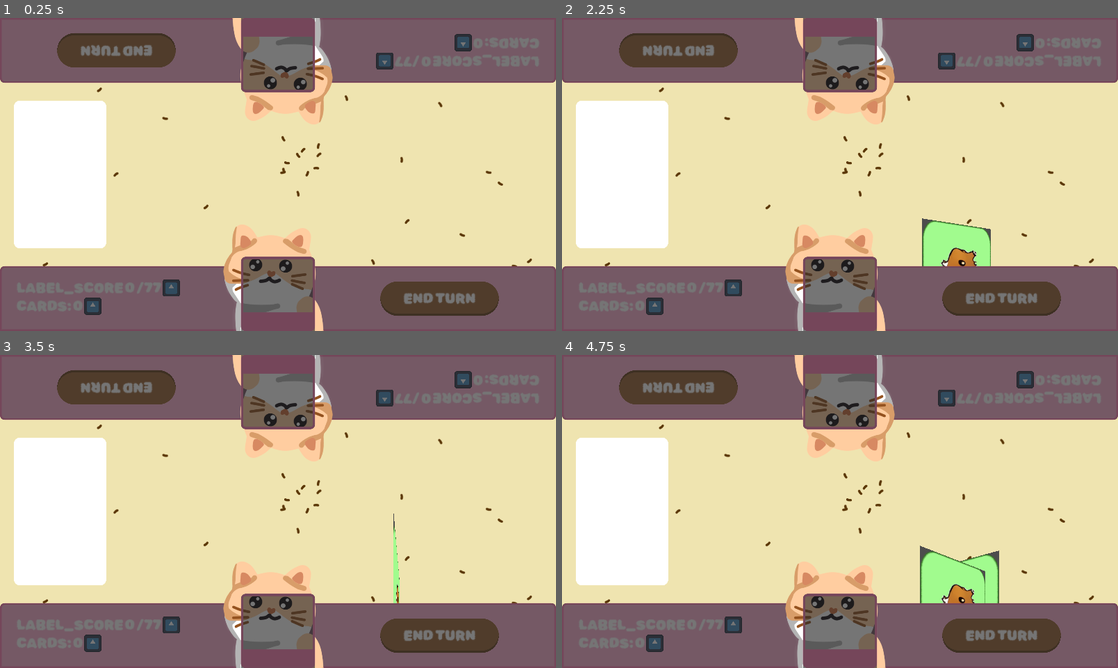
Above: before the commit, frames 1-4 (two rows, left to right).
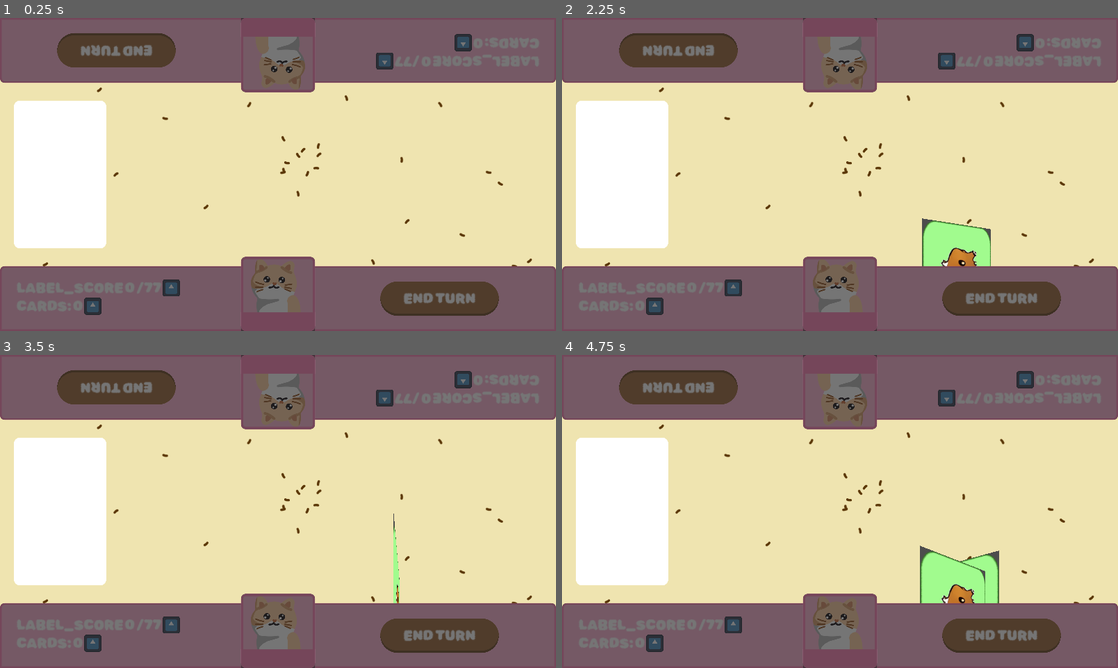
Above: after the commit, the same moments.

Repository: ElQDuck/guinea-piggies
Game: Godot game, scene res://scenes/game.tscn
The game is run twice, just before and just after one commit, with the same random seed, the same clock (stepped at 60 frames per second) and the same inputs. This scene is started directly instead of the project's main scene. The engine's default icon, where the game draws it, is replaced by a stand-in: a white triangle on a blue panel in a dark square.
Inputs (mouse positions are in pixels of both pictures, inside the frame that each line leads up to):
- Up to frame 1 (0.25 s): no input
- Up to frame 2 (2.25 s): click "END TURN" at 0.5 s; click (840, 55) at 1.27 s; click (623, 174) at 2 s
- Up to frame 3 (3.5 s): click "END TURN" at 2.75 s
- Up to frame 4 (4.75 s): click (840, 392) at 3.52 s; click (623, 511) at 4.25 s

The runs differ from the first frame. In frame 1, 3.8% of the frame differs, in the area x 40-60%, y 0-100%; in frame 2, 3.8%; in frame 3, 3.8%; in frame 4, 3.8%.
Error in both runs: Invalid access to property or key 'primary' on a base object of type 'Dictionary'. (res://scripts/player.gd:54)

Commit message:
feat: sage

Diff:
--- a/scenes/player.tscn
+++ b/scenes/player.tscn
@@ -1,7 +1,8 @@
-[gd_scene load_steps=9 format=3 uid="uid://bkpglbq6yv1v0"]
+[gd_scene load_steps=10 format=3 uid="uid://bkpglbq6yv1v0"]
 
 [ext_resource type="Script" path="res://scripts/player.gd" id="1_dom8a"]
 [ext_resource type="Texture2D" uid="uid://b5fwknhuot5gb" path="res://assets/icon.svg" id="1_pdcv7"]
+[ext_resource type="Texture2D" uid="uid://br5sng1ho8px8" path="res://assets/avatar_images/profile1.png" id="3_nosaa"]
 
 [sub_resource type="StyleBoxFlat" id="StyleBoxFlat_oa5oh"]
 bg_color = Color(1, 0.701961, 0.831373, 1)
@@ -22,7 +23,7 @@
 corner_radius_top_right = 16
 
 [sub_resource type="StyleBoxFlat" id="StyleBoxFlat_1vq45"]
-bg_color = Color(1, 0.701961, 0.831373, 0)
+bg_color = Color(1, 0.713967, 0.82335, 1)
 border_width_left = 8
 border_width_top = 8
 border_width_right = 8
@@ -175,6 +176,15 @@
 grow_horizontal = 2
 grow_vertical = 0
 
+[node name="Panel" type="Panel" parent="Panel/TextureButton"]
+layout_mode = 1
+anchors_preset = 15
+anchor_right = 1.0
+anchor_bottom = 1.0
+grow_horizontal = 2
+grow_vertical = 2
+theme_override_styles/panel = SubResource("StyleBoxFlat_1vq45")
+
 [node name="ProfileImage" type="TextureRect" parent="Panel/TextureButton"]
 layout_mode = 1
 anchors_preset = 15
@@ -182,16 +192,8 @@
 anchor_bottom = 1.0
 grow_horizontal = 2
 grow_vertical = 2
-texture = ExtResource("1_pdcv7")
-
-[node name="Panel" type="Panel" parent="Panel/TextureButton"]
-layout_mode = 1
-anchors_preset = 15
-anchor_right = 1.0
-anchor_bottom = 1.0
-grow_horizontal = 2
-grow_vertical = 2
-theme_override_styles/panel = SubResource("StyleBoxFlat_1vq45")
+texture = ExtResource("3_nosaa")
+expand_mode = 3
 
 [node name="Name" type="Panel" parent="Panel/TextureButton"]
 layout_mode = 1
